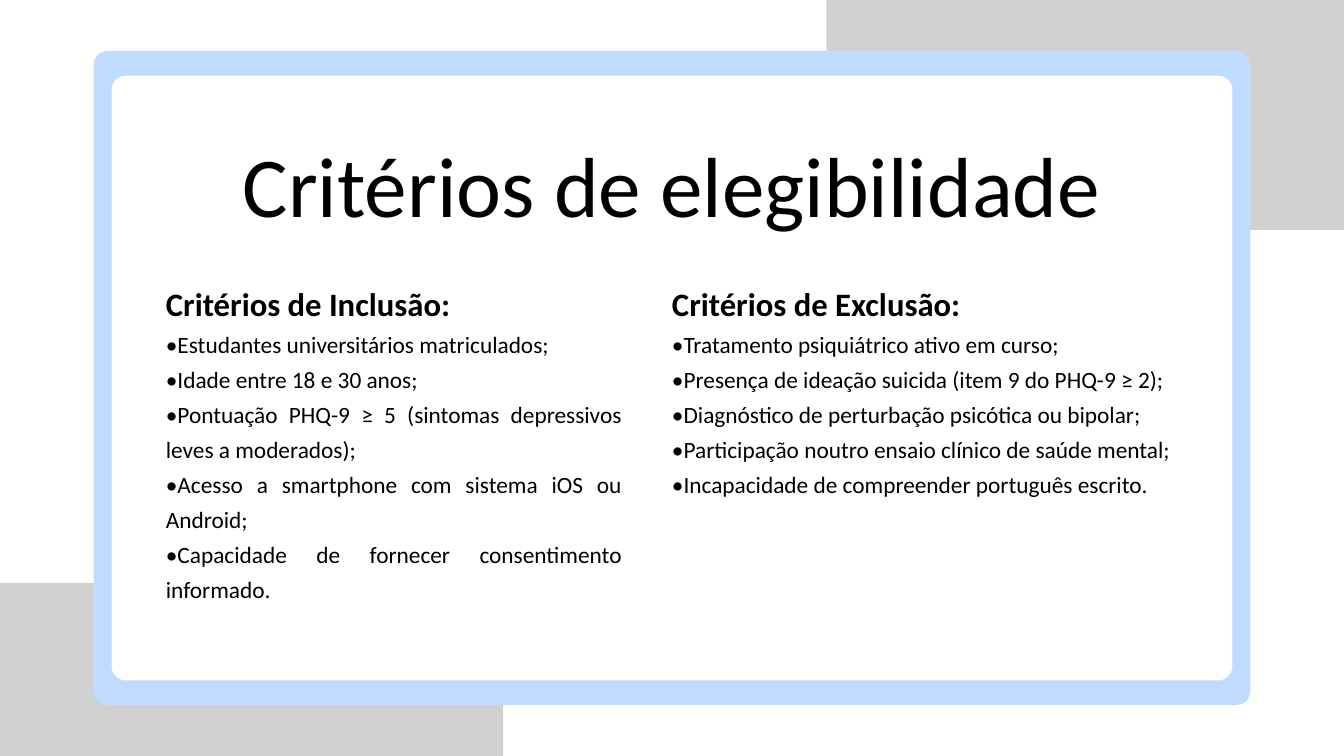
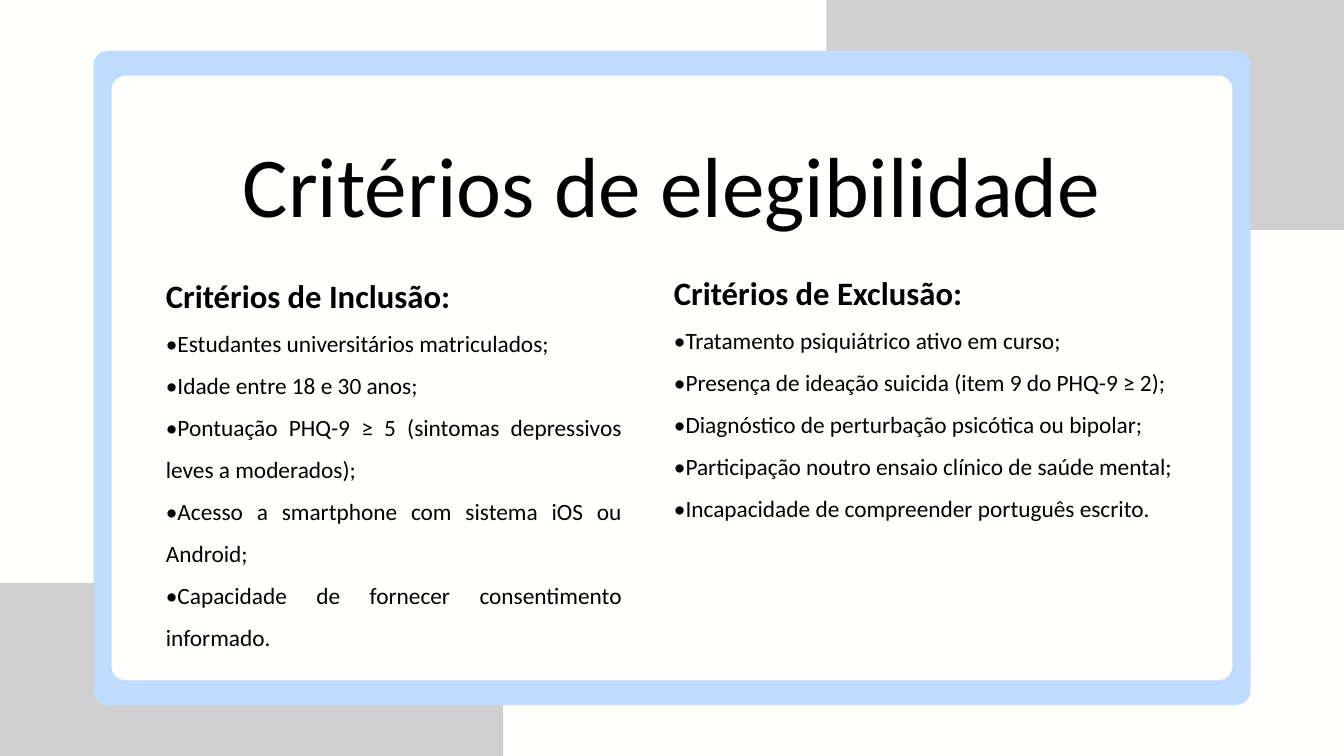
Before and after one commit to sofiawxys/Projeto_FerramentasProdutividade_G_2_E3, a slide deck: slide 6 of MindMove.pptx. Drawn at 1344x756 pixels with LibreOffice and Linux fonts; fonts in the diff are those of the drawing; grey boxes stand for pictures. Boxes give left, top, right and bottom in pixels: in the first picture for what was removed or moved away, otherwise in the second. Text is boxed around its words. In the diff, an @@ line names an element or a change of style, - is before the commit and + after.

```diff
--- a/MindMove.pptx
+++ b/MindMove.pptx
@@ text "Critérios de Inclusão:" at (166, 285, 622, 608): line spacing 52.5pt to 1.5; line spacing 37.5pt to 1.5 @@
@@ text "Critérios de Inclusão:": place and size @@
-text "Critérios de Inclusão:" at (166, 293, 622, 598)
+text "Critérios de Inclusão:" at (166, 285, 622, 608)
@@ text "Critérios de Exclusão:": place and size @@
-text "Critérios de Exclusão:" at (672, 293, 1169, 497)
+text "Critérios de Exclusão:" at (674, 282, 1171, 521)
@@ text "Critérios de Exclusão:" at (674, 282, 1171, 521): line spacing 52.5pt to 1.5; line spacing 37.5pt to 1.5 @@
```
Also in this commit, not shown: 8 other slides changed.
